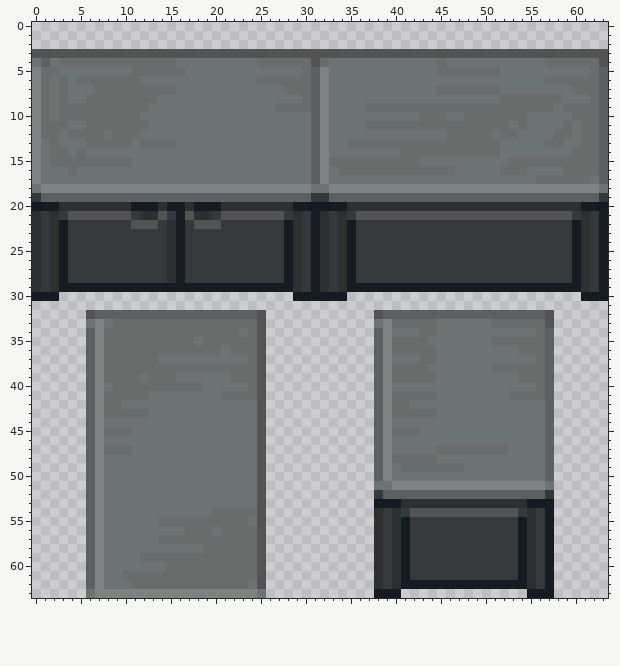
File history of a pixel-art sprite, Resources/Textures/_Nuclear14/Structures/Furniture/Tables/counters.rsi/metal_counter.png. The first picture shows the starting point.
The file is 64x64 pixels.
And afterwards:
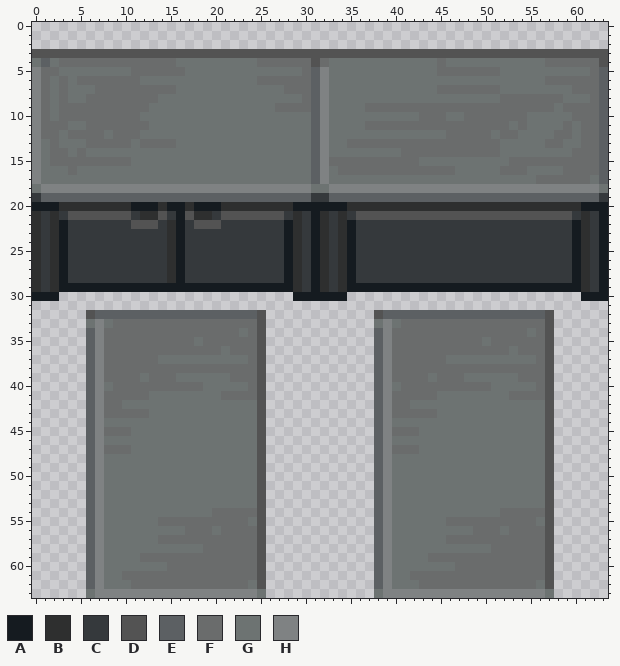
Palette (. is transparent): A #151b20  B #2e2f2f  C #35393c  D #535353  E #5c6063  F #6a6c6c  G #6d7372  H #7f8283
The exact change:
@@ x 36..59 @@
 32 ..DEEEEEEEEEEEEEEEEEED..
-33 ..GHFFFFFGGGGGGFFFFFFD..
-34 ..EHGGGFFGGGGGGGGGGGFE..
-35 ..EHFFFFGGGGGGGFFFFFFE..
-36 ..EHFFFFFGGGGGGGGGFFFE..
-37 ..EHGGGFFGGGGGGGGGGGFE..
-38 ..EHFFFFGGGGGGGFFFFFFE..
-39 ..EHFFFFFGGGGGGGGGFFFE..
-40 ..EHGGGGGGGGGGGGGGGGFE..
-41 ..EHFFFFFGGGGGGGGFFFFE..
-42 ..EHFFGGGGGGGGGGGGGGGE..
-43 ..EHFFFFFGGGGGGGGGGGGE..
-44 ..EHGGGGGGGGGGGGGGGGGE..
-45 ..EHFFFGGGGGGGGGGGGGGE..
-46 ..EHGGGGGGGGGGGGGGGGGE..
-47 ..EHGGGGGFFFFFFFFGGGGE..
-48 ..EHFFFFFGGGGGGGGGGGGE..
-49 ..EHGFFFFFFFGGGGGGGGGE..
-50 ..EHGGGGGGGGGGGGGGGGGE..
-51 ..GGHHHHHHHHHHHHHHHHHG..
-52 ..CEEEEEEEEEEEEEEEEEEC..
-53 ..AAABBBBBBBBBBBBBBAAA..
-54 ..BCBCDDDDDDDDDDDDCBCA..
-55 ..BCBACCCCCCCCCCCCABCA..
-56 ..BCBACCCCCCCCCCCCABCA..
-57 ..BCBACCCCCCCCCCCCABCA..
-58 ..BCBACCCCCCCCCCCCABCA..
-59 ..BCBACCCCCCCCCCCCABCA..
-60 ..BCBACCCCCCCCCCCCABCA..
-61 ..BCBACCCCCCCCCCCCABCA..
-62 ..BCBAAAAAAAAAAAAAABCA..
-63 ..AAA..............AAA..
+33 ..GHGFFFFFFFFFFFFFFFFD..
+34 ..EHFFFFFFFFFFFFFFFGFD..
+35 ..EHFFFFFFFFFFGFFFFFFD..
+36 ..EHFFFFFFFFFFFFFGFFFD..
+37 ..EHFFFFFFGGGGGGGGGGFD..
+38 ..EHFFFFFFFFFFFFFFFFFD..
+39 ..EHFFFFGFFFGGGGGGFFFD..
+40 ..EHGFFFFFFFFFFGGGGGFD..
+41 ..EHFFFFFGGGGGGGGFFFFD..
+42 ..EHFFGGGGGGGGGGGGGGGD..
+43 ..EHFFFFFGGGGGGGGGGGGD..
+44 ..EHGGGGGGGGGGGGGGGGGD..
+45 ..EHFFFGGGGGGGGGGGGGGD..
+46 ..EHGGGGGGGGGGGGGGGGGD..
+47 ..EHFFFGGGGGGGGGGGGGGD..
+48 ..EHGGGGGGGGGGGGGGGGGD..
+49 ..EHGGGGGGGGGGGGGGGGGD..
+50 ..EHGGGGGGGGGGGGGGGGGD..
+51 ..EHGGGGGGGGGGGGGGGGGD..
+52 ..EHGGGGGGGGGGGGGGGGGD..
+53 ..EHGGGGGGGGGGGGGGGGGD..
+54 ..EHGGGGGGGGGGGGFFFFFD..
+55 ..EHGGGGGGFFFFFFFFFFGD..
+56 ..EHGGGGGGGGGFFFGFFFFD..
+57 ..EHGGGGGGFFFFFFFFFFFD..
+58 ..EHGGGGGGGGGGGFFFFFFD..
+59 ..EHGGGGFFFFFFFFFFFFFD..
+60 ..EHGGGGGGGFFFFFFFFFFD..
+61 ..EHGGFFFFFFFFFFFFFFFD..
+62 ..EHGGGFFFFFFFFFFFFFGD..
+63 ..GHHHHHHHHHHHHHHHHHHG..
Pixel boxes of the changes (left, top, right, bottom) in both pictures:
changed: (374, 319, 554, 598)
